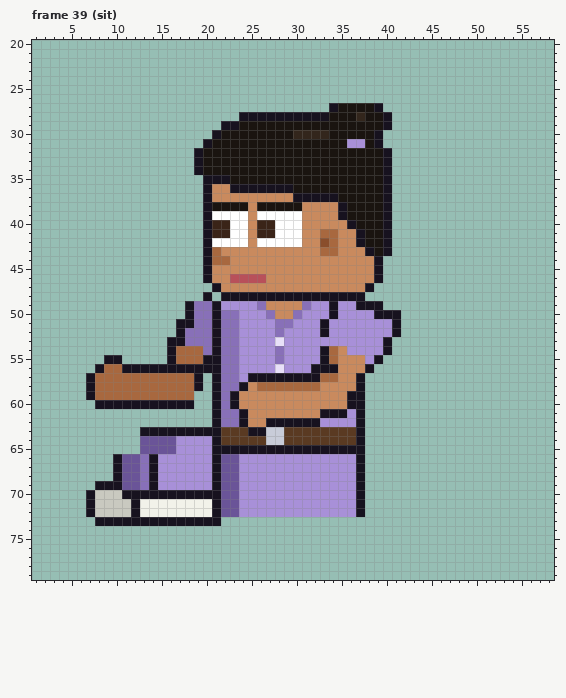
Edited in one commit: pixel-art file (sprites/clients/client_dentasst_left_anim.aseprite). That is the earlier state.
64x80 pixels, 129 frames. Shown: frame 39 (sit): x 1..58, y 20..79. The old version is drawn lined up with the new one. The commit also changed other frames, which this record leaves out.
And afterwards:
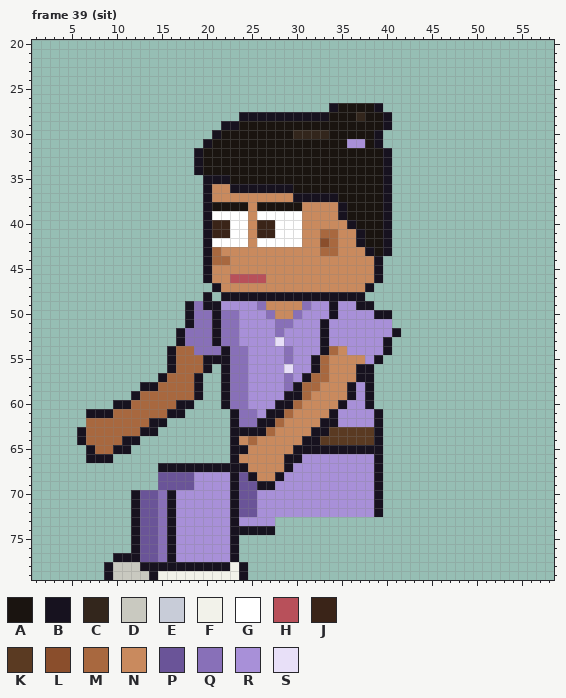
Palette (. is transparent): A #1a1410  B #17121f  C #33261c  D #c9c9c0  E #c8ccd8  F #f2f2ea  G #ffffff  H #b8505a  J #3a2418  K #5a3a22  L #8a4e2c  M #a8683f  N #c98a5e  P #6a5498  Q #8870b8  R #a890d8  S #e8e0f8
Difference:
whole drawing moved by -2,-6 (the old picture is shown already moved)
Changed rows in their new state; - is an unchanged pixel.
Frame 39 (sit):
first column x 6:
49 --------------B------------------.--
50 -----------------------------------.
51 -----------.-----------------------.
53 ----------.----------------B--------
54 -------------Q-QB-Q---RQ------------
55 ---..-----------B-Q---RQ--BMN-------
56 --........-MMM-.B-Q---RS---MN--B----
57 -........B-----.B-QRRRRQR-M-N---B---
58 -......BB------.B-QRRRRQB-----BRB---
59 -.....B------B-.BQQRRRRBBM-----RB---
60 --..--MMMMM----.BQQRRRBBM----BRRB---
61 -BBBMMMMMMBB---..BQQRBBM---N-R-RRB--
62 -MMMMMMMBB-----..BQQB-MNNNNBB--RRB--
63 BMMMMMM--........BB--MNNNNBB---KKB--
64 BMMMMBB..........BNMNNNNNBB----KKB--
65 -BMMBB-..........--NNNNN--------BB--
66 -BBB.............BNNNNNBB------RRB--
67 ----.....BBBBBB-BBBNNNNB-------RRB--
68 ----.....PPPP--RRBPBNNB--------RRB--
69 --.......PPPP--RRBPPBB---------RRB--
70 -.....-PPQ-RRRRRRBPP-----------RRB--
71 -.....-PPQBRRRRRRBPP-----------RRB--
72 -.....-PPQBRRRRRRBPP-----------RRB--
73 --....-PPQ-RRRRRRBRRRR--------------
74 ------BPPQBRRRRRRBBBBB--------------
75 ------BPPQBRRRRRRB------------------
76 ------BPPQBRRRRRRB------------------
77 ----BBBPPQBRRRRRRB------------------
78 ---BDDDBBBBBBBBBBFB-----------------
79 ---BDDDDBFFFFFFFFFB-----------------
